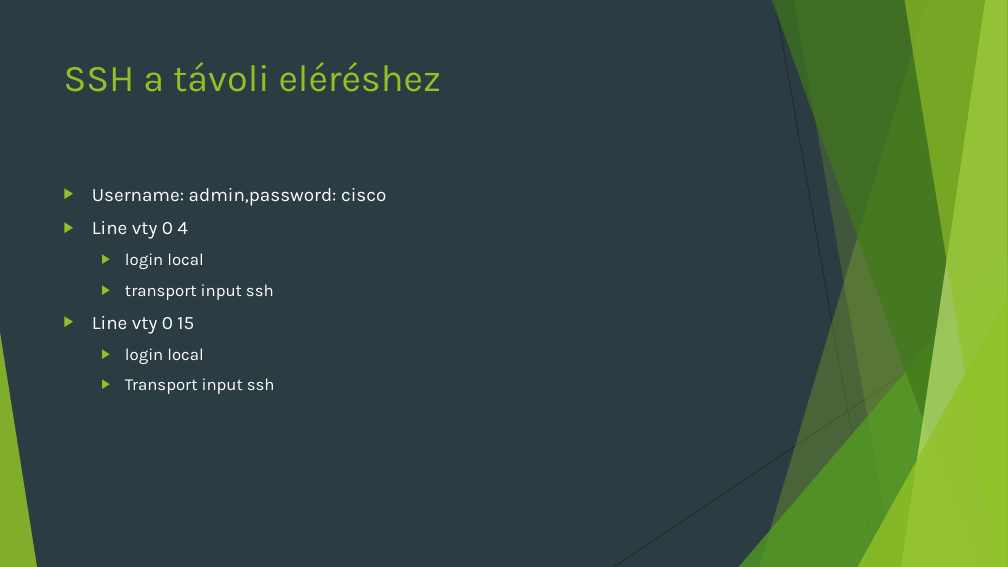
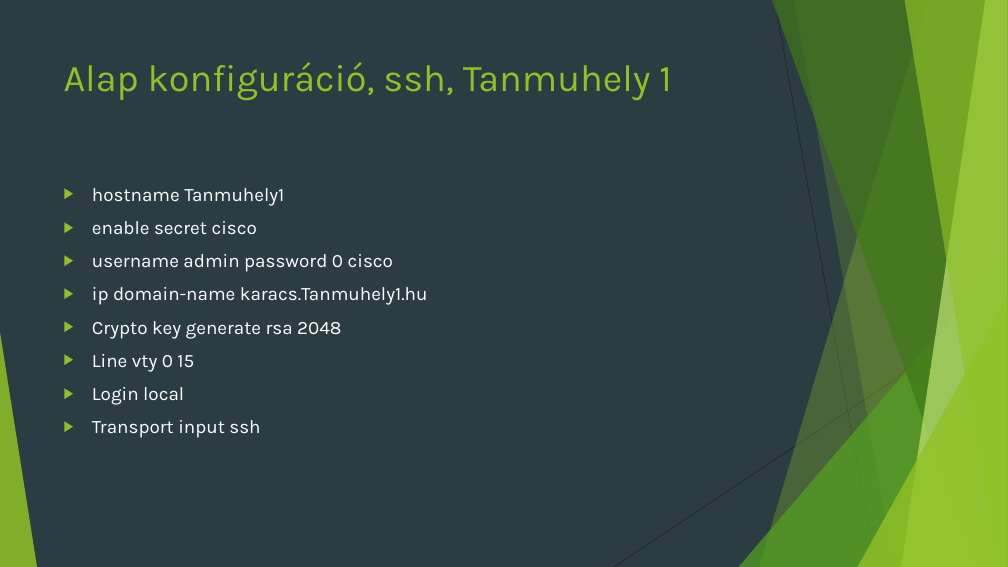
Before and after one commit to Sprint2sport2/projekt, a slide deck: slide 14 of Projekt Feladat (1).pptx (slide 16 before the commit). Drawn at 1008x567 pixels with LibreOffice and Linux fonts; fonts in the diff are those of the drawing. Boxes give left, top, right and bottom in pixels: in the first picture for what was removed or moved away, otherwise in the second. Text is boxed around its words. In the diff, an @@ line names an element or a change of style, - is before the commit and + after.

```diff
--- a/Projekt Feladat (1).pptx
+++ b/Projekt Feladat (1).pptx
@@ title at <box>64,62,671,100</box>: text changed @@
-SSH a távoli eléréshez
+Alap konfiguráció, ssh, Tanmuhely 1
@@ text at <box>92,188,428,339</box>: text changed @@
-▶ Username: admin,password: cisco
-▶ Line vty 0 4
-  ▶ login local
-  ▶ transport input ssh
+▶ hostname Tanmuhely1
+▶ enable secret cisco
+▶ username admin password 0 cisco
+▶ ip domain-name karacs.Tanmuhely1.hu
+▶ Crypto key generate rsa 2048
@@ text at <box>92,387,184,405</box>: text changed; size 16 to 18 pt @@
-  ▶ login local
+▶ Login local
@@ text at <box>92,420,260,438</box>: size 16 to 18 pt in "Transport input ssh"; list level 2 to 1 in "Transport input ssh" @@
```
Also in this commit, not shown: 9 other slides changed, 2 slides added, 22 slides removed.
